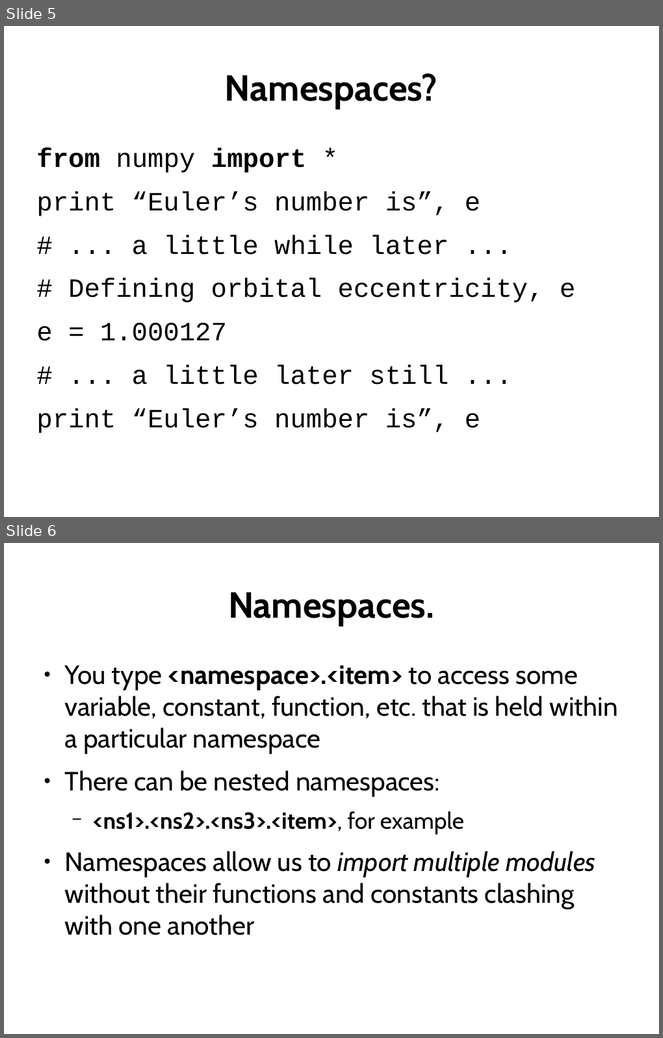
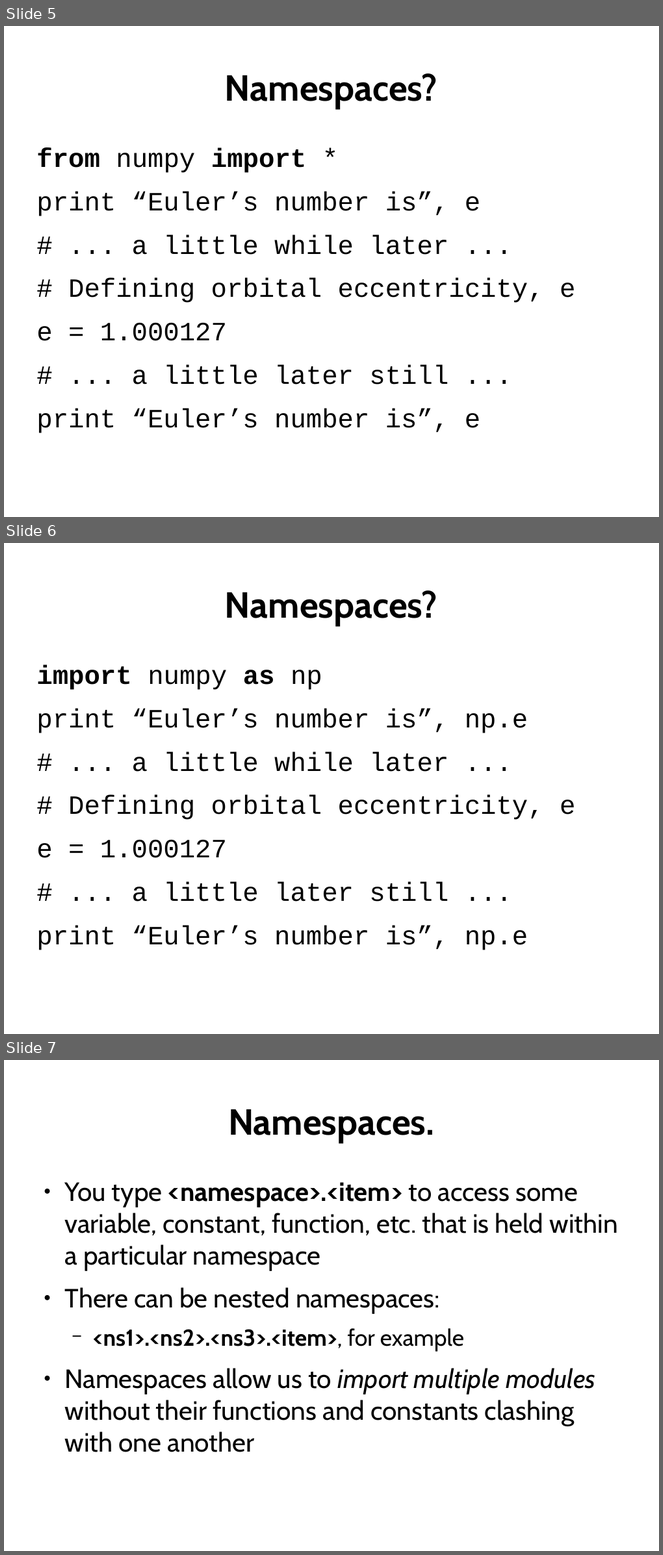
Before and after one commit to MNiMORPH/Computational-Methods-in-Earth-Sciences, a slide deck: lectures/5_modules/Modules.odp. Shown one above the other, each under a label of ours: slides 5 and 6 before the commit, slides 5, 6 and 7 after it. The pictures are 663x1038 and 663x1555 pixels, drawn with LibreOffice and Linux fonts; fonts in the diff are those of the drawing. Boxes give left, top, right and bottom in pixels: in the first picture for what was removed or moved away, otherwise in the second. Text is boxed around its words. In the diff, an @@ line names an element or a change of style, - is before the commit and + after.

Commit message:
Bringing the lectures up-to-date

```diff
--- a/lectures/5_modules/Modules.odp
+++ b/lectures/5_modules/Modules.odp
@@ slide 6 added at [4,543,659,1034], background #FFFFFF @@
@@ title added at [225,590,438,626], 44 pt, text #000000, bold @@
+Namespaces?
@@ text added at [36,665,575,951], 32 pt, text #000000 @@
+import numpy as np
+print “Euler’s number is”, np.e
+# ... a little while later ...
+# Defining orbital eccentricity, e
+e = 1.000127
+# ... a little later still ...
+print “Euler’s number is”, np.e
@@ what was slide 6 is now slide 7 @@
```
Also in this commit, not shown: 4 other files.
